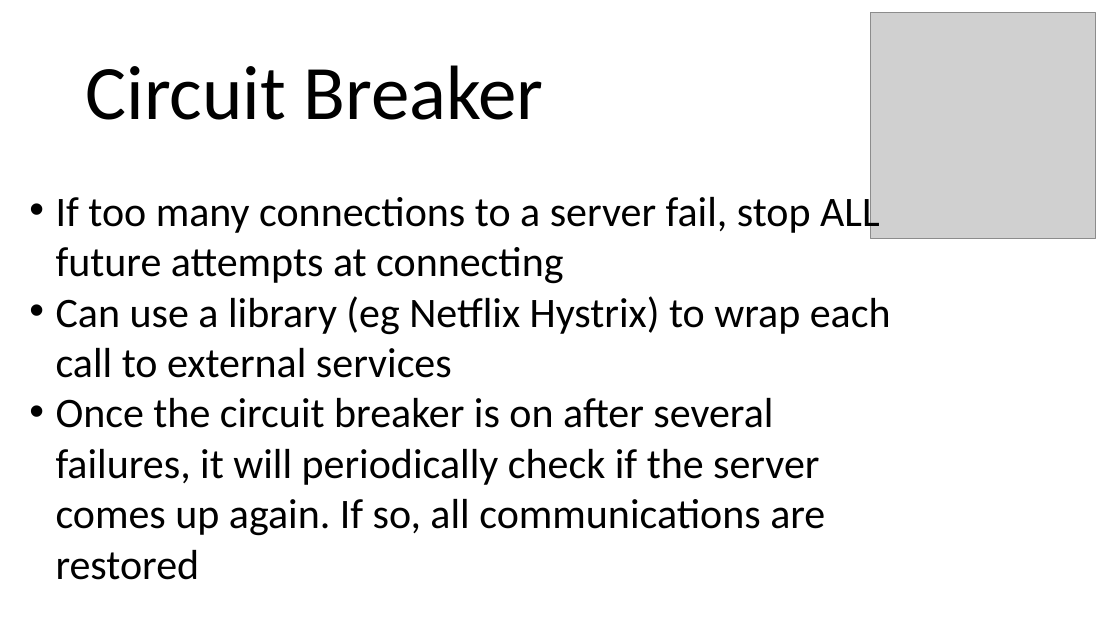
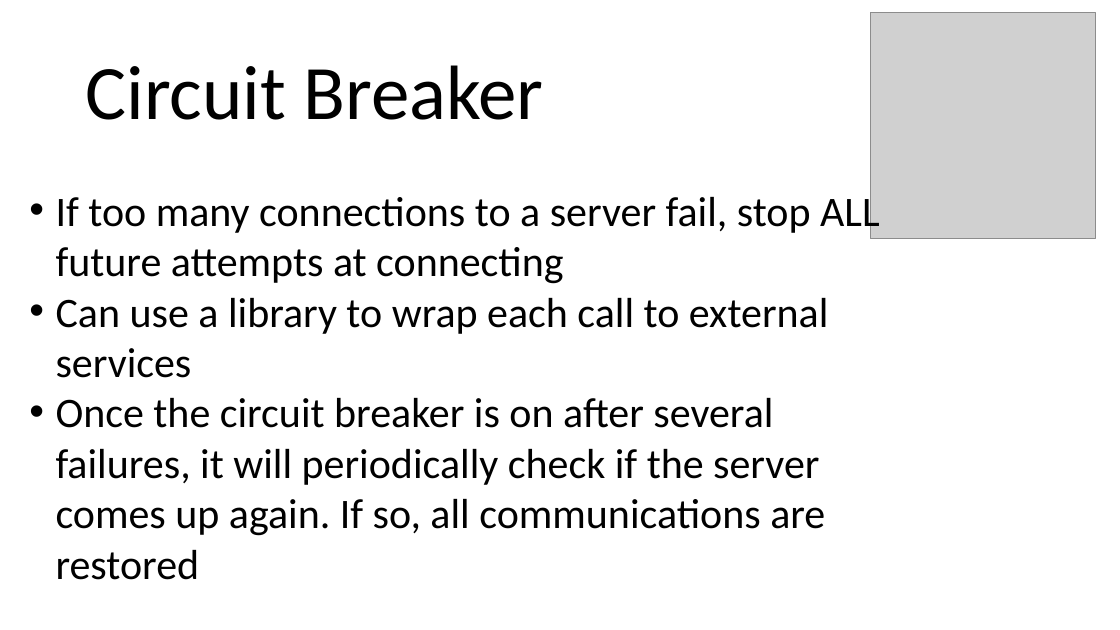
Before and after one commit to arcuri82/testing_security_development_enterprise_systems, a slide deck: slide 9 of doc/advanced/slides/lesson_06.pptx. Drawn at 1120x630 pixels with LibreOffice and Linux fonts; fonts in the diff are those of the drawing; grey boxes stand for pictures. Boxes give left, top, right and bottom in pixels: in the first picture for what was removed or moved away, otherwise in the second. Text is boxed around its words. In the diff, an @@ line names an element or a change of style, - is before the commit and + after.

Commit message:
simplified circuit-breaker example

```diff
--- a/doc/advanced/slides/lesson_06.pptx
+++ b/doc/advanced/slides/lesson_06.pptx
@@ text at [56,298,828,378]: text changed @@
-• Can use a library (eg Netflix Hystrix) to wrap each call to external services
+• Can use a library to wrap each call to external services
```
Also in this commit, not shown: 1 other slide changed, 2 slides added, 4 other files.
